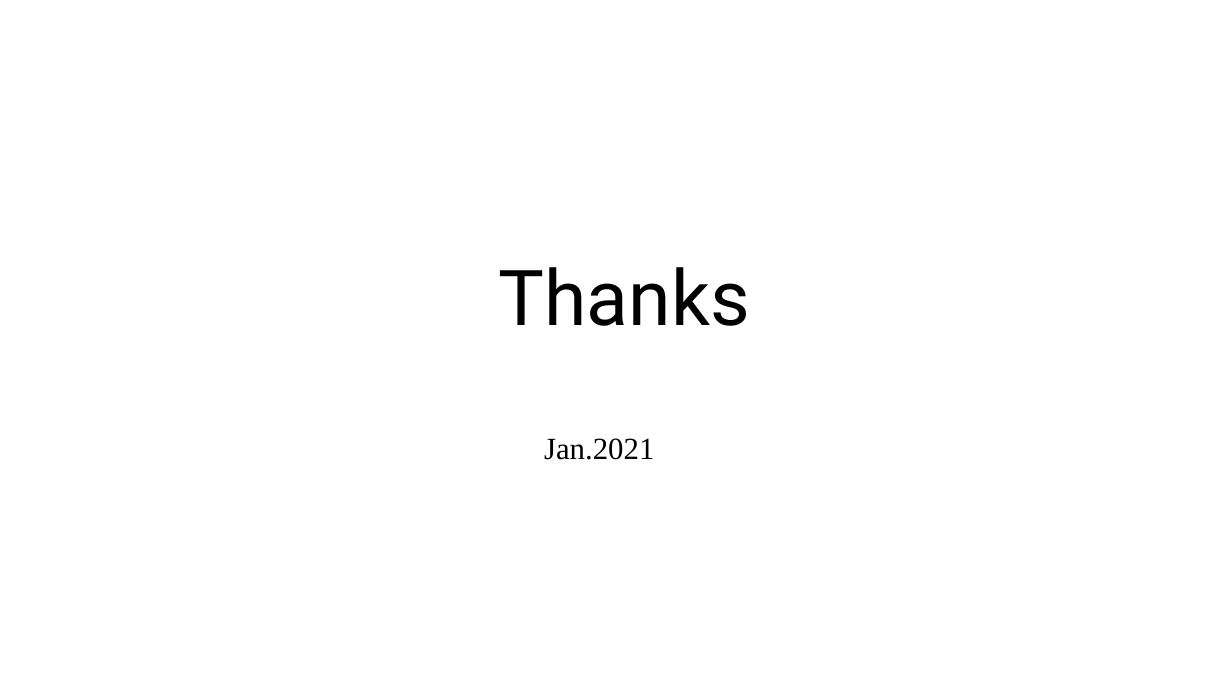
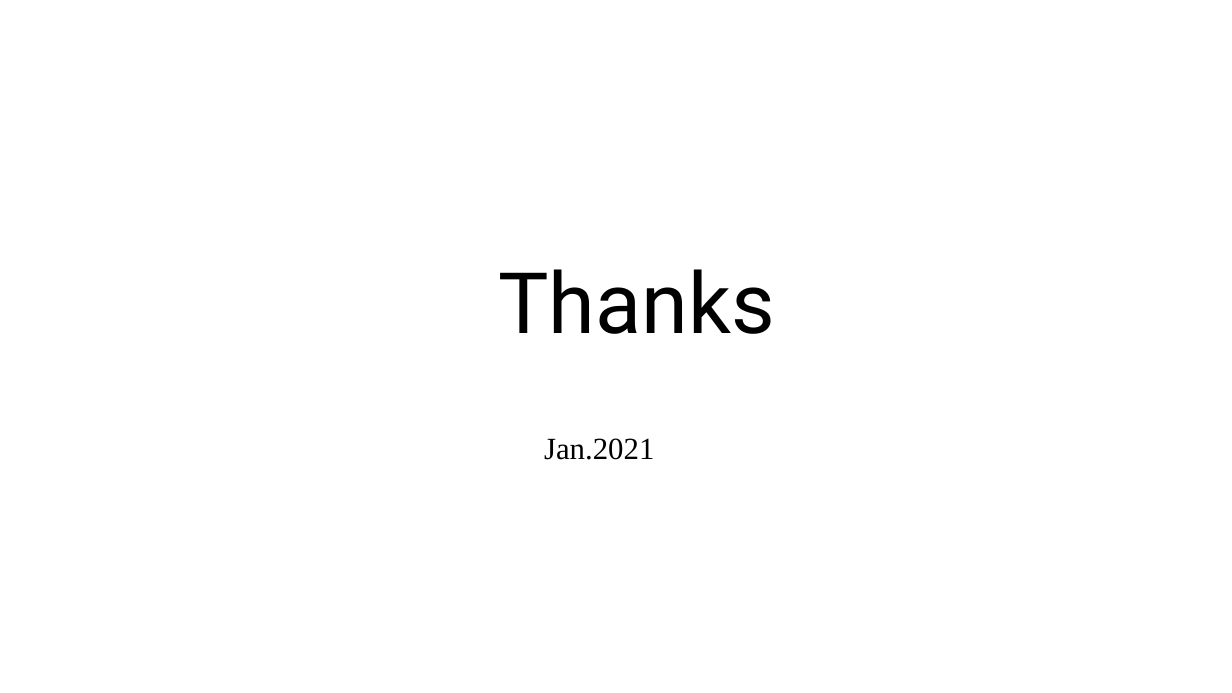
Before and after one commit to UofG-RTEP-Team25/SleepQualityEvaluationRPi, a slide deck: slide 5 of Documents/Sleep Quality Evaluation Introduction.pptx. Drawn at 1232x693 pixels with LibreOffice and Linux fonts; fonts in the diff are those of the drawing. Boxes give left, top, right and bottom in pixels: in the first picture for what was removed or moved away, otherwise in the second. Text is boxed around its words. In the diff, an @@ line names an element or a change of style, - is before the commit and + after.

```diff
--- a/Documents/Sleep Quality Evaluation Introduction.pptx
+++ b/Documents/Sleep Quality Evaluation Introduction.pptx
@@ text "Thanks" at [498,269,774,334]: size 60 to 66 pt @@
```
Also in this commit, not shown: 1 other slide changed.
